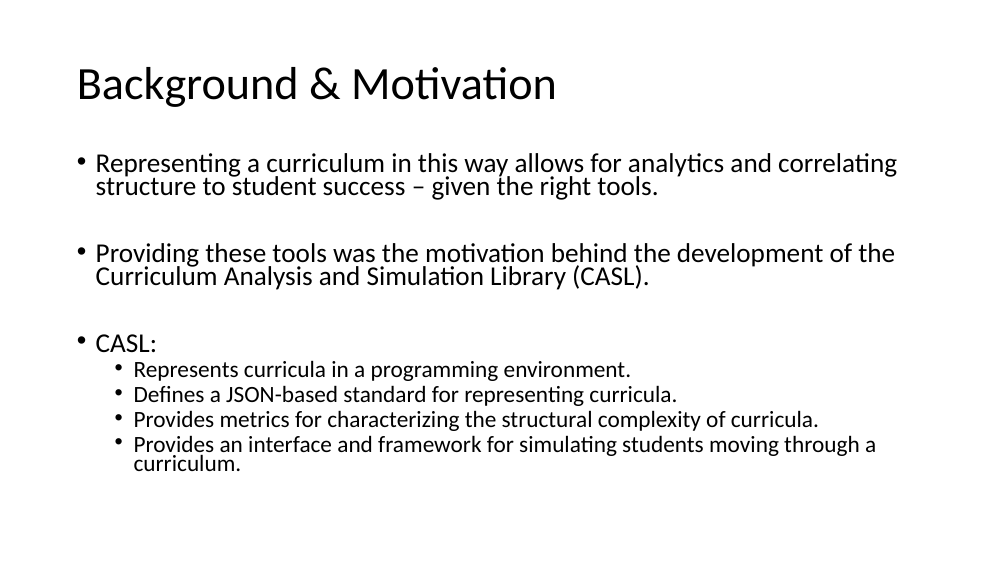
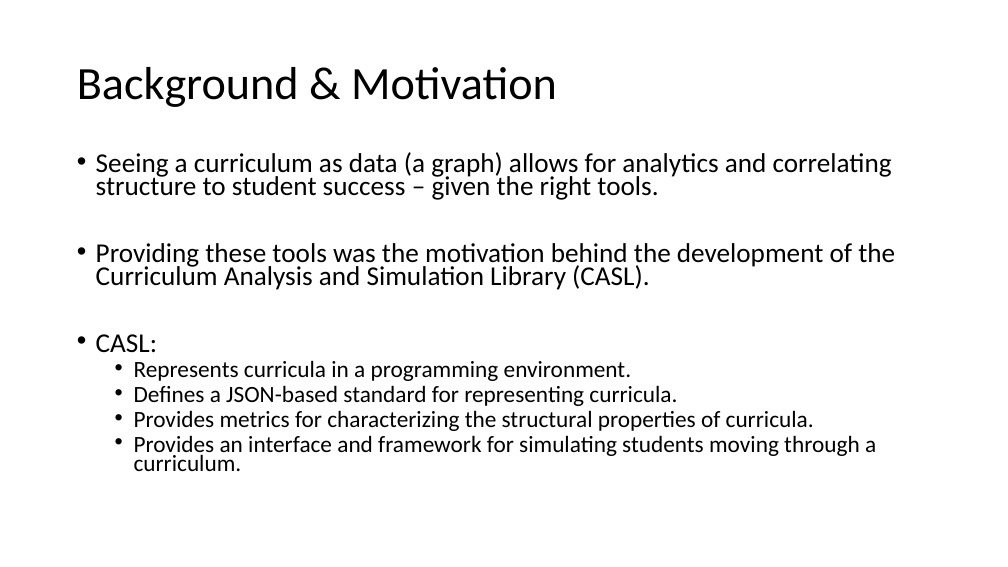
Before and after one commit to M-S-H/thesis, a slide deck: slide 6 of Defense.pptx (slide 7 before the commit). Drawn at 1008x567 pixels with LibreOffice and Linux fonts; fonts in the diff are those of the drawing. Boxes give left, top, right and bottom in pixels: in the first picture for what was removed or moved away, otherwise in the second. Text is boxed around its words. In the diff, an @@ line names an element or a change of style, - is before the commit and + after.

```diff
--- a/Defense.pptx
+++ b/Defense.pptx
@@ text at (x1=96, y1=152, x2=892, y2=200): text changed @@
-• Representing a curriculum in this way allows for analytics and correlating structure to student success – given the right tools.
+• Seeing a curriculum as data (a graph) allows for analytics and correlating structure to student success – given the right tools.
@@ text at (x1=134, y1=410, x2=814, y2=431): text changed @@
-  • Provides metrics for characterizing the structural complexity of curricula.
+  • Provides metrics for characterizing the structural properties of curricula.
```
Also in this commit, not shown: 17 other slides changed, 1 slide added, 3 slides removed, 13 other files.
